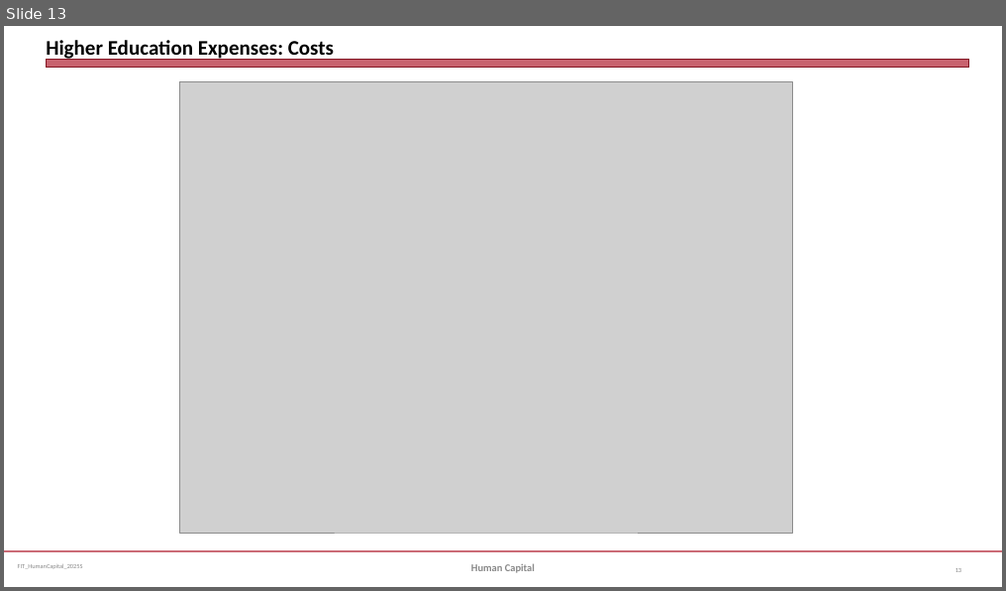
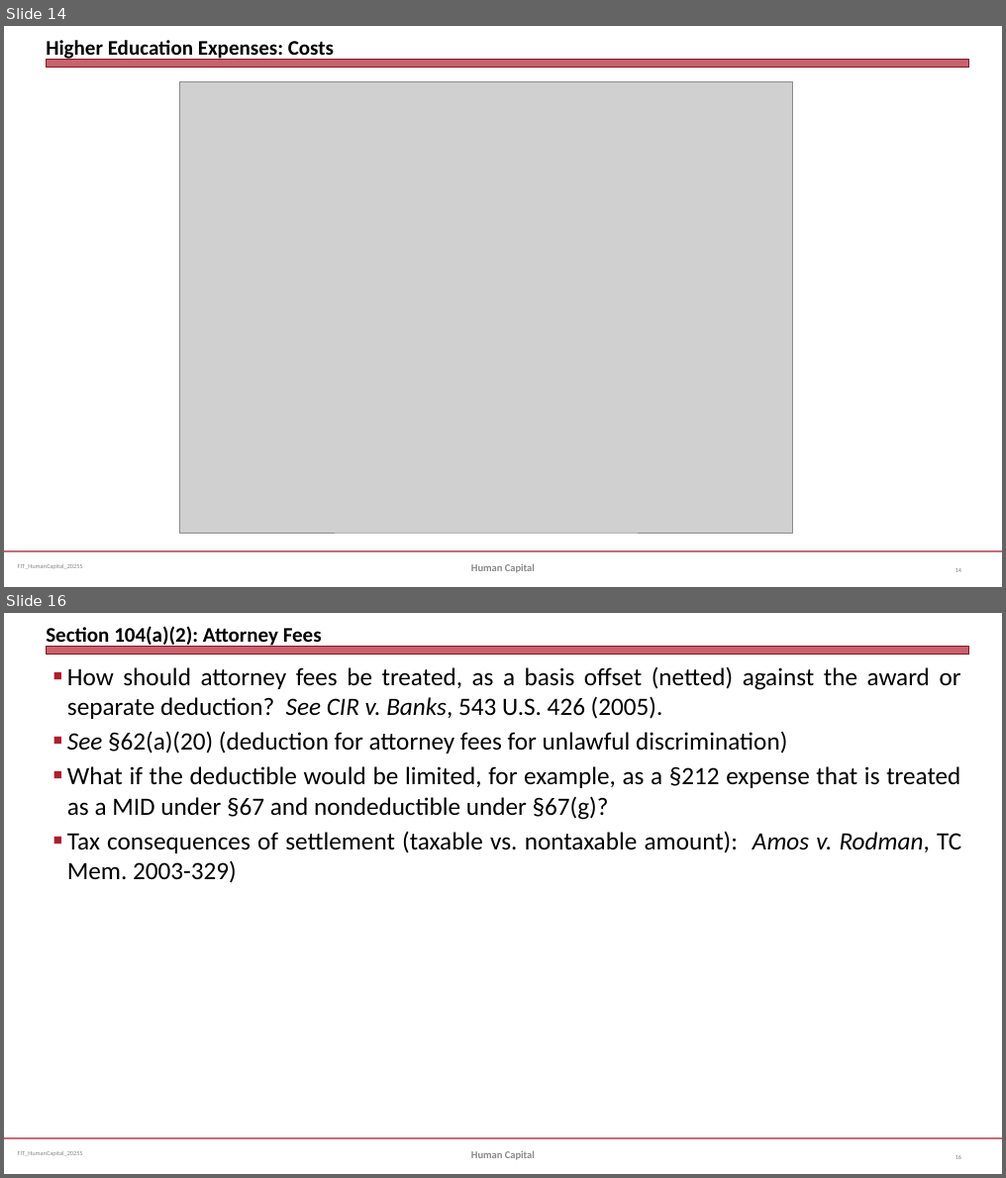
Before and after one commit to jmc877/Fed-Income-Tax, a slide deck: slides/FIT_HumanCapital_2025S.pptx. Shown one above the other, each under a label of ours: slide 13 before the commit, slides 14 and 16 after it; the slides between them are not shown. The pictures are 1006x591 and 1006x1178 pixels, drawn with LibreOffice and Linux fonts; fonts in the diff are those of the drawing; grey boxes stand for pictures. Boxes give left, top, right and bottom in pixels: in the first picture for what was removed or moved away, otherwise in the second. Text is boxed around its words. In the diff, an @@ line names an element or a change of style, - is before the commit and + after.

```diff
--- a/slides/FIT_HumanCapital_2025S.pptx
+++ b/slides/FIT_HumanCapital_2025S.pptx
@@ slide 16 added at [4, 613, 1002, 1174], background #FFFFFF; not listed: 3 template elements that a slide beside it also shows @@
@@ title added at [46, 626, 322, 648], 20 pt, text #000000, bold @@
+Section 104(a)(2): Attorney Fees
@@ text added at [67, 667, 961, 883], 24 pt, text #000000 @@
+■ How should attorney fees be treated, as a basis offset (netted) against the award or separate deduction? See CIR v. Banks, 543 U.S. 426 (2005).
+■ See §62(a)(20) (deduction for attorney fees for unlawful discrimination)
+■ What if the deductible would be limited, for example, as a §212 expense that is treated as a MID under §67 and nondeductible under §67(g)?
+■ Tax consequences of settlement (taxable vs. nontaxable amount): Amos v. Rodman, TC Mem. 2003-329)
@@ text added at [471, 1151, 535, 1160], 10 pt, text #898989, bold @@
+Human Capital
@@ page number added at [955, 1156, 961, 1159], 6 pt, text #808080 @@
+16
@@ what was slide 13 is now slide 14 @@
```
Also in this commit, not shown: 4 slides changed, 2 other slides added, 1 other file.
